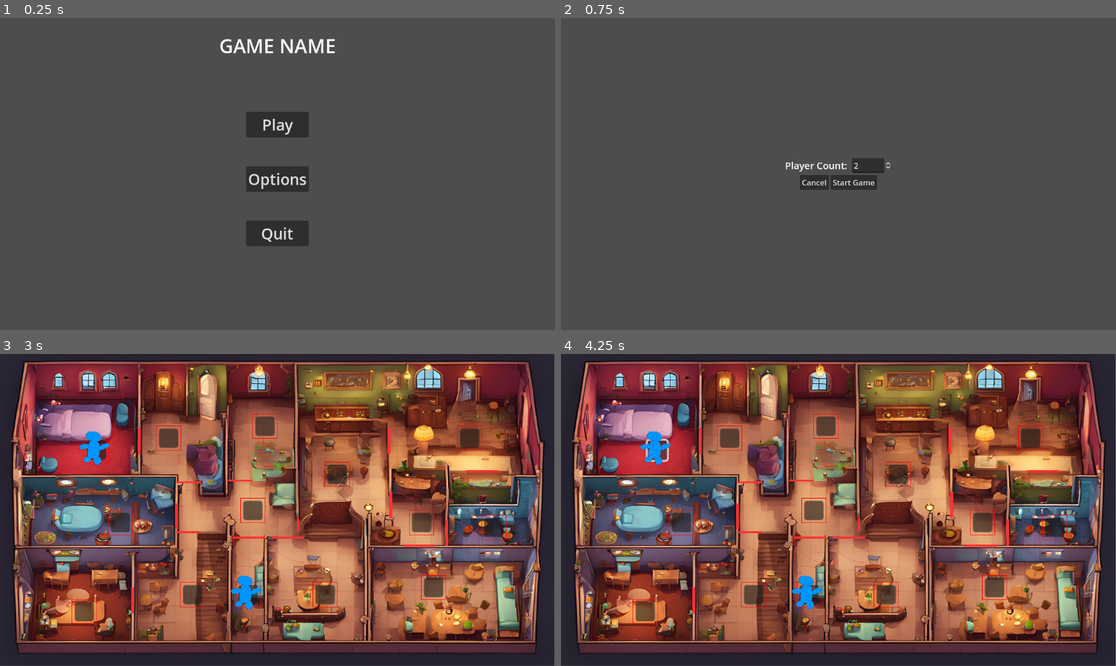
Above: before the commit, frames 1-4 (two rows, left to right).
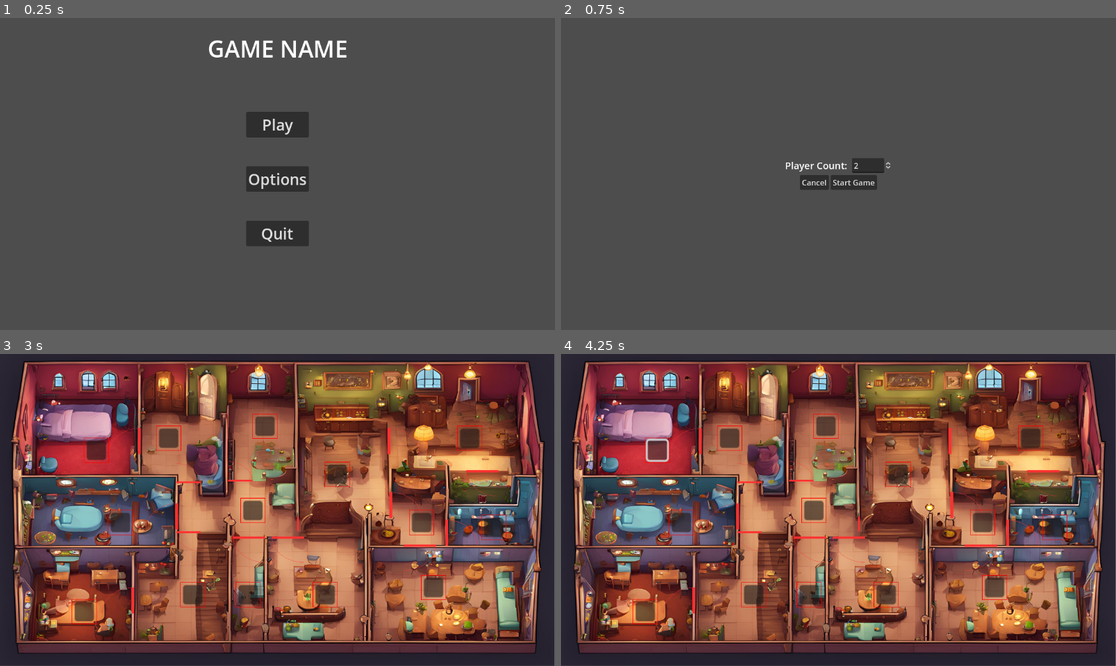
Above: after the commit, the same moments.

Repository: Yogadhveep/transylvaniagame
Game: Godot game, scene res://MainScreen.tscn
Two runs of this game, one before a commit and one after it. Both use one fixed random seed, a clock stepped at 60 frames per second and the inputs below.
Inputs (mouse positions are in pixels of both pictures, inside the frame that each line leads up to):
- Up to frame 1 (0.25 s): no input
- Up to frame 2 (0.75 s): click "Play" at 0.5 s
- Up to frame 3 (3 s): click "Cancel" at 1.25 s; click "Play" at 2 s; click "Start Game" at 2.75 s
- Up to frame 4 (4.25 s): click (655, 450) at 3.52 s

The runs differ from the first frame. In frame 1, 0.8% of the frame differs, in the area x 37-63%, y 6-13%; in frame 2, nothing differs; in frame 3, 0.6%; in frame 4, 0.6%.
Error after the commit: Invalid call. Nonexistent function 'set_pos' in base 'Node2D'. (res://game.gd:29)

Commit message:
eeeeeeeeee

Diff:
--- a/transylvaniagame/Global.gd
+++ b/transylvaniagame/Global.gd
@@ -24,7 +24,7 @@
 	return map.get(node, [])
 
 func turn_ended():
-	if turn >= player_count-1:
-		turn = 0
+	if turn >= player_count:
+		turn = 1
 	else:
 		turn = turn +1
--- a/transylvaniagame/MainScreen.tscn
+++ b/transylvaniagame/MainScreen.tscn
@@ -3,7 +3,7 @@
 [ext_resource type="Script" path="res://MainScreen.gd" id="1_2ilfq"]
 
 [sub_resource type="LabelSettings" id="LabelSettings_j1al2"]
-font_size = 40
+font_size = 48
 
 [node name="Control" type="Control"]
 layout_mode = 3
--- a/transylvaniagame/Player.tscn
+++ b/transylvaniagame/Player.tscn
@@ -1,21 +1,26 @@
 [gd_scene load_steps=3 format=3 uid="uid://b4a353g24xxyw"]
 
-[ext_resource type="Texture2D" uid="uid://bjueavil0rt25" path="res://FinalCharacter.png" id="1_yffbp"]
+[ext_resource type="Script" path="res://circle.gd" id="2_i708i"]
 
-[sub_resource type="GDScript" id="GDScript_figwg"]
-script/source = "extends Sprite2D
+[sub_resource type="LabelSettings" id="LabelSettings_ykmxq"]
+font_size = 24
+outline_size = 4
+outline_color = Color(0, 0, 0, 1)
 
-var node : int
+[node name="Node2D" type="Node2D"]
+script = ExtResource("2_i708i")
 
-
-func set_pos(pos):
-	node = pos
-
-func get_pos():
-	return node
-"
-
-[node name="Player1" type="Sprite2D"]
-scale = Vector2(0.2, 0.2)
-texture = ExtResource("1_yffbp")
-script = SubResource("GDScript_figwg")
+[node name="Label" type="Label" parent="."]
+anchors_preset = 8
+anchor_left = 0.5
+anchor_top = 0.5
+anchor_right = 0.5
+anchor_bottom = 0.5
+offset_left = -20.0
+offset_top = -11.5
+offset_right = 20.0
+offset_bottom = 11.5
+grow_horizontal = 2
+grow_vertical = 2
+label_settings = SubResource("LabelSettings_ykmxq")
+horizontal_alignment = 1
--- a/transylvaniagame/StartingScreen.tscn
+++ b/transylvaniagame/StartingScreen.tscn
@@ -40,7 +40,7 @@
 [node name="PlayerCount" type="SpinBox" parent="VBoxContainer/PlayerCountCont2"]
 layout_mode = 2
 min_value = 2.0
-max_value = 10.0
+max_value = 6.0
 value = 2.0
 
 [node name="FinishedCont" type="HBoxContainer" parent="VBoxContainer"]
--- a/transylvaniagame/game.gd
+++ b/transylvaniagame/game.gd
@@ -14,7 +14,7 @@
 	# Example of creating player instances
 	print("Creating player:", index + 1)
 	var new_player = preload("res://Player.tscn").instantiate()
-	new_player.name = "Player"+str(index)
+	new_player.name = "Player"+str(index+1)
 	position_player(new_player,index+1)
 	# Add it to the current scene
 	$Players.add_child(new_player)
--- a/transylvaniagame/graph_node.gd
+++ b/transylvaniagame/graph_node.gd
@@ -5,6 +5,7 @@
 
 # Called when the node enters the scene tree for the first time.
 func _ready() -> void:
+	get_node("Button").disabled = false
 	pass # Replace with function body.
 
 
@@ -17,37 +18,34 @@
 		move_player()
 	else:
 		print("ENGAGE")
+	$"../../Players".get_node("Player"+str(Global.turn)).selected(false)
 	Global.turn_ended()
+	$"../../Players".get_node("Player"+str(Global.turn)).selected(true)
+
+	var connections = Global.get_connected(get_index_from_name())
+	for connection in connections:
+		get_parent().get_node("Node"+str(connection)).highlight_node(false)
 
 
 func move_player():
-	player = Global.turn
-	var current_player = $"../../Players".get_node("Player"+str(player))
-	#if Global.turn > 0 and Global.turn < Global.player_count:
-		##current_player.position = position
-		##var from_node = $"..".get_node("Node"+str(current_player.get_pos()))
-		##from_node.move_clear()
-		##current_player.set_pos(get_index_from_name())
-	#else:
-	print("PLAYERRRR"+str("Player"+str(Global.turn)))
+	var current_player = $"../../Players".get_node("Player"+str(Global.turn))
 
 	current_player.position = position
 	var from_node = $"..".get_node("Node"+str(current_player.get_pos()))
 	from_node.move_clear()
 	current_player.set_pos(get_index_from_name())
-
-
 func move_clear():
 	player = -1
-
+func highlight_moves():
+	var connections = Global.get_connected(get_index_from_name())
+	for connection in connections:
+		get_parent().get_node("Node"+str(connection)).highlight_node(true)
 func occuppied():
 	if player != -1:
 		return true
 	return false
-
 func occupy_by(id: int):
 	player = id
-
 func get_index_from_name() -> int:
 	var name = get_name()  # Get the name of the node, e.g., "Node7"
 	var regex = RegEx.new()
@@ -58,3 +56,6 @@
 		return int(result.get_string())  # Convert the extracted number to an integer
 	else:
 		return -1  # Return -1 if no number is found
+
+func highlight_node(enable):
+	get_node("Button").disabled = not enable
